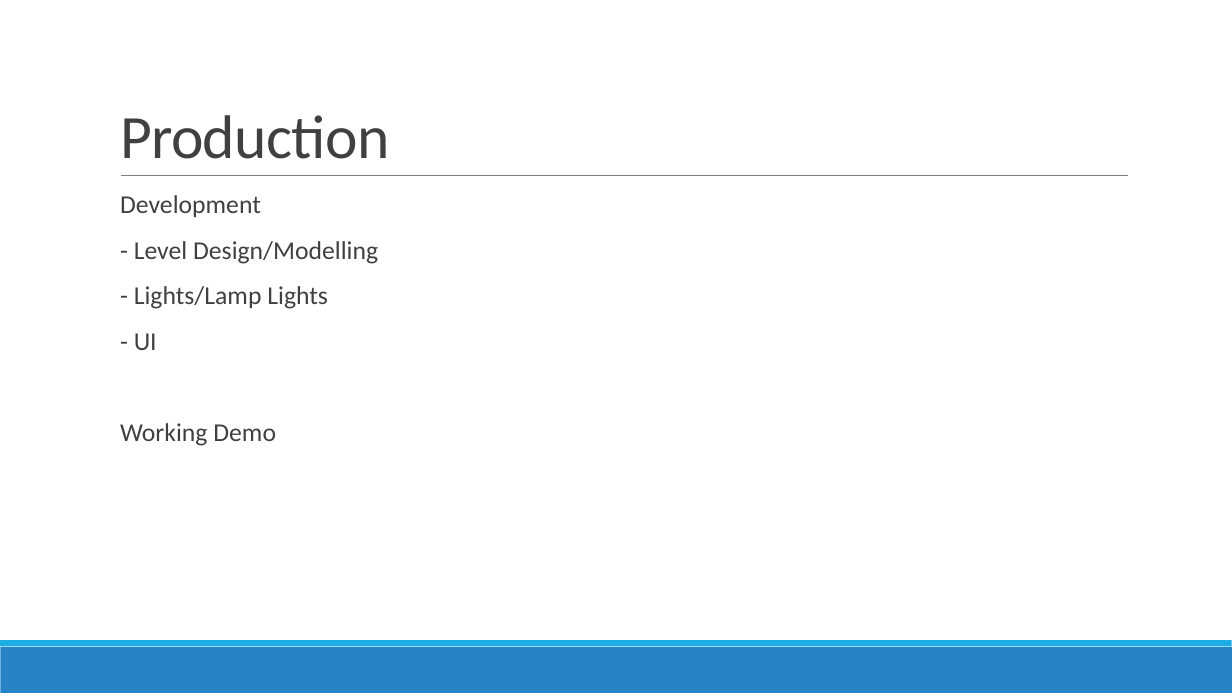
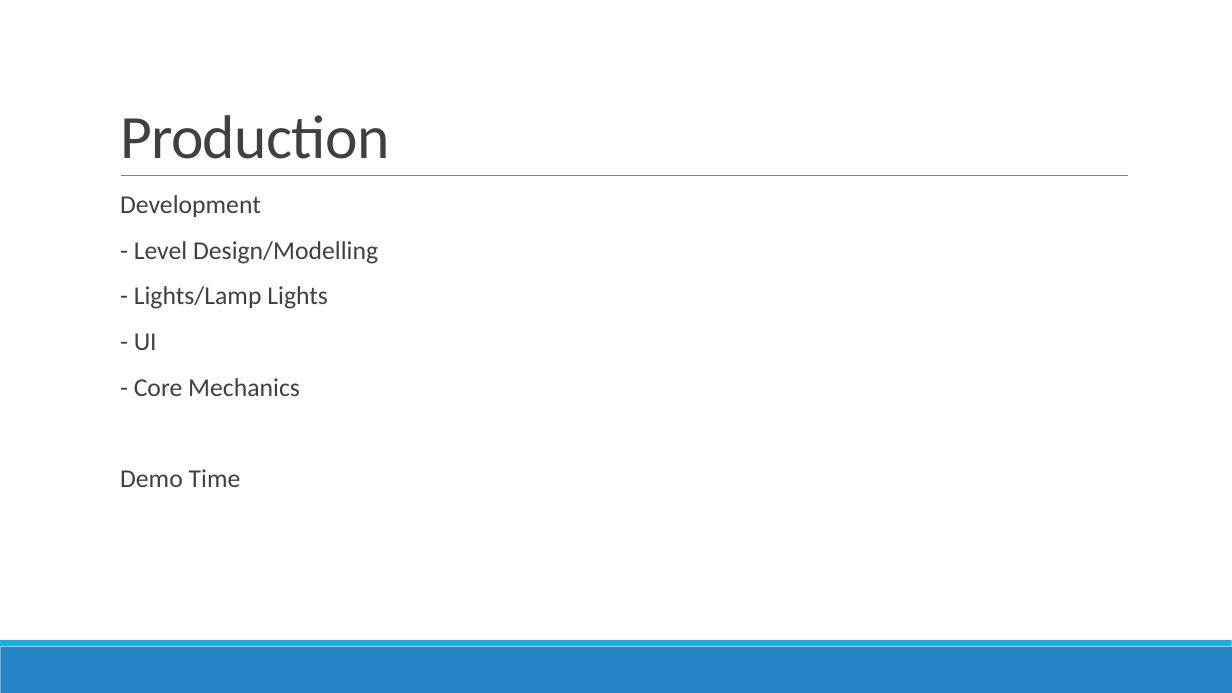
Before and after one commit to aarbugs22/DigitalMedia, a slide deck: slide 8 of Presentation for Digtal Media ProductionCWK2.pptx. Drawn at 1232x693 pixels with LibreOffice and Linux fonts; fonts in the diff are those of the drawing. Boxes give left, top, right and bottom in pixels: in the first picture for what was removed or moved away, otherwise in the second. Text is boxed around its words. In the diff, an @@ line names an element or a change of style, - is before the commit and + after.

```diff
--- a/Presentation for Digtal Media ProductionCWK2.pptx
+++ b/Presentation for Digtal Media ProductionCWK2.pptx
@@ text at [120, 378, 300, 487]: text changed @@
-  Working Demo
+  - Core Mechanics
+  Demo Time
```
Also in this commit, not shown: 2 other slides changed.
